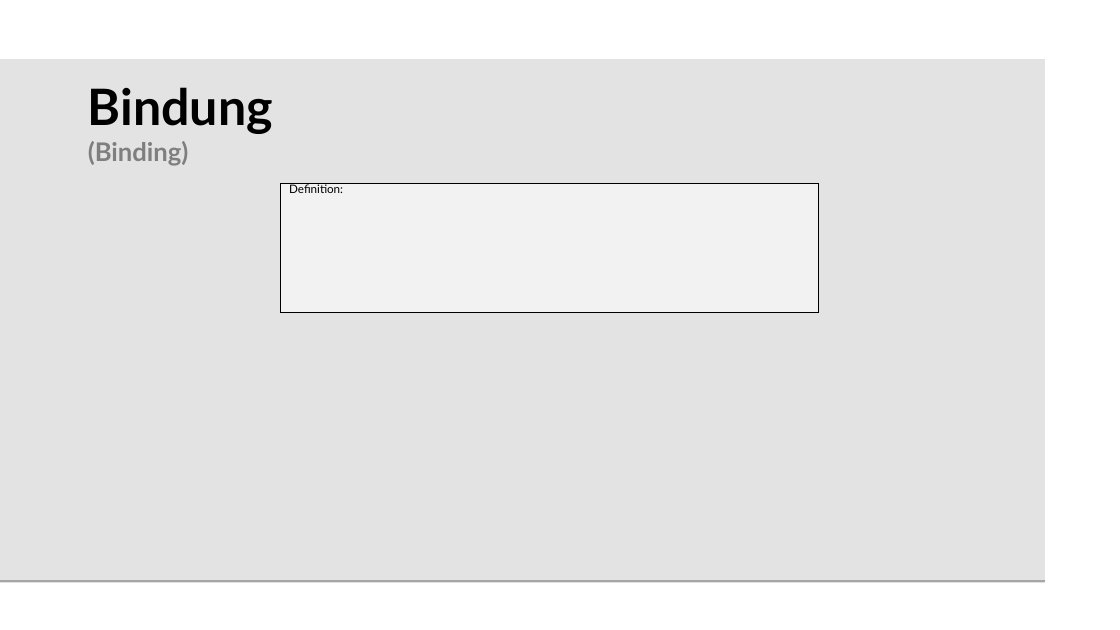
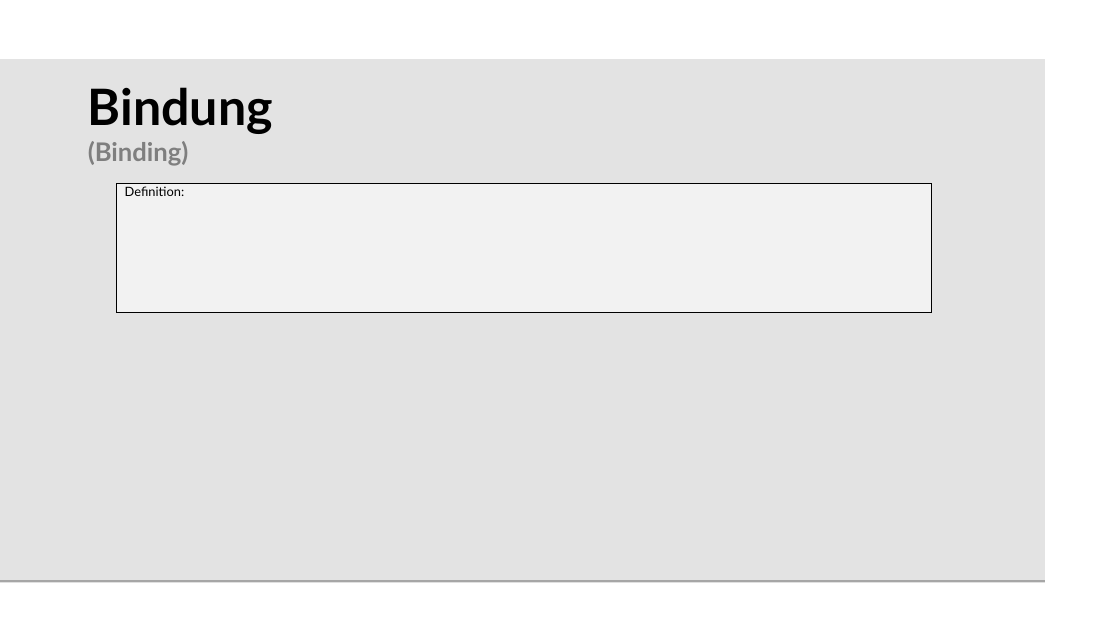
Before and after one commit to beLipinski/HW2, a slide deck: slide 9 of Presentation/Sharing and Binding for General Circuits.odp. Drawn at 1120x630 pixels with LibreOffice and Linux fonts; fonts in the diff are those of the drawing; background and template pictures are left out. Boxes give left, top, right and bottom in pixels: in the first picture for what was removed or moved away, otherwise in the second. Text is boxed around its words. In the diff, an @@ line names an element or a change of style, - is before the commit and + after.

```diff
--- a/Presentation/Sharing and Binding for General Circuits.odp
+++ b/Presentation/Sharing and Binding for General Circuits.odp
@@ text "Definition:": place and size @@
-text "Definition:" at [281, 183, 818, 313]
+text "Definition:" at [116, 183, 931, 313]
@@ text "Definition:" at [116, 183, 931, 313]: size 10 to 11 pt; line spacing 0.5 to 0.7 @@
```
Also in this commit, not shown: 6 other slides changed, 2 slides added.
